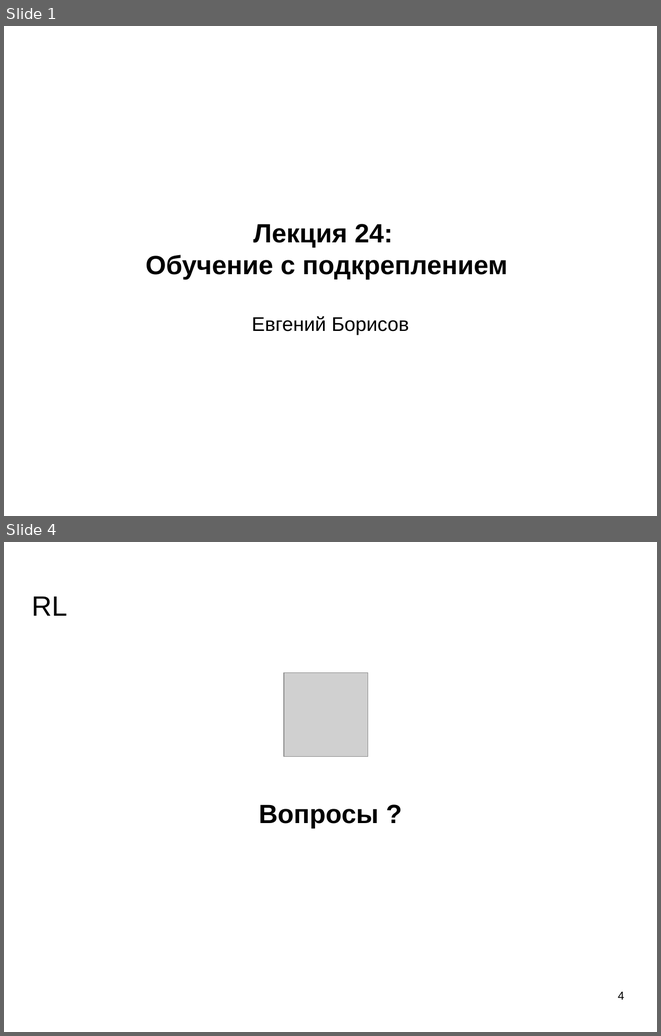
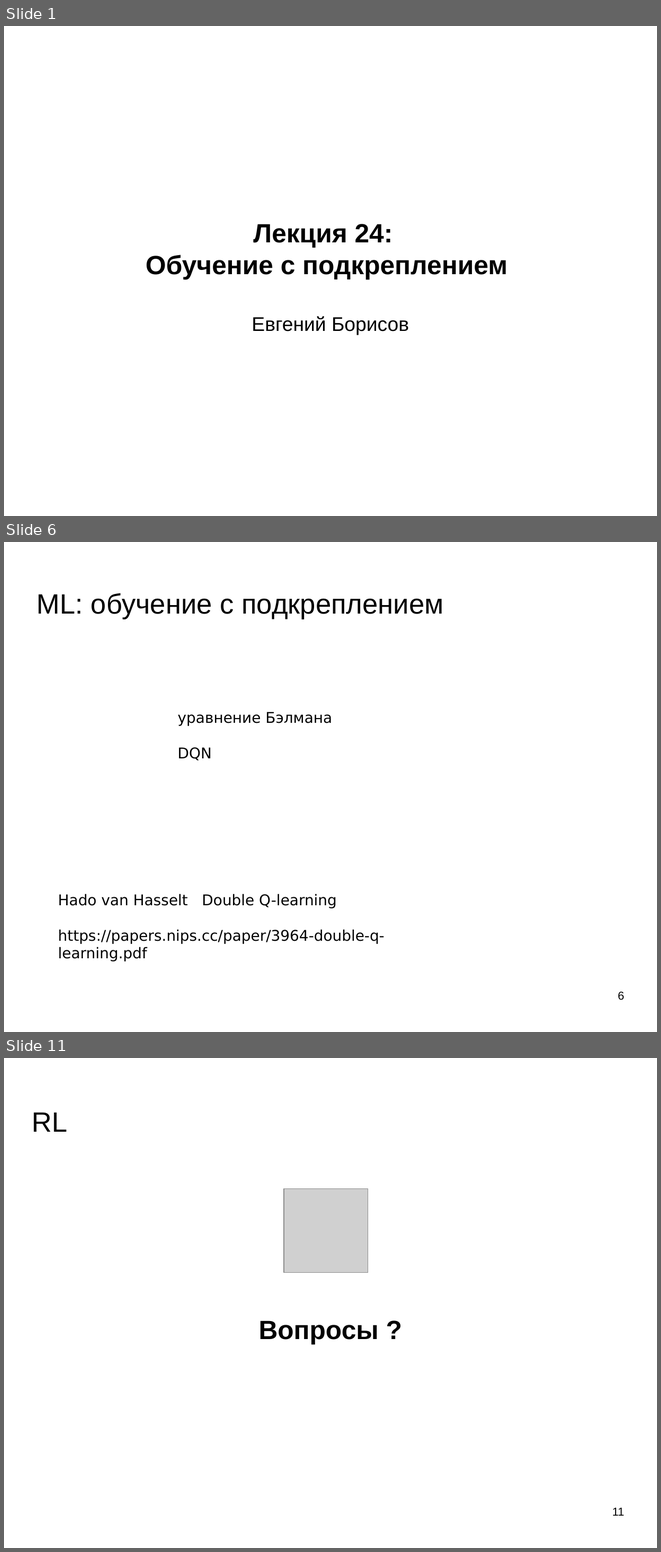
Before and after one commit to mechanoid5/ml_lectorium_legacy, a slide deck: 24-rl-dqn.odp. Shown one above the other, each under a label of ours: slides 1 and 4 before the commit, slides 1, 6 and 11 after it; the slides between them are not shown. The pictures are 661x1036 and 661x1552 pixels, drawn with LibreOffice and Linux fonts; fonts in the diff are those of the drawing; grey boxes stand for pictures; background and template pictures are left out. Boxes give left, top, right and bottom in pixels: in the first picture for what was removed or moved away, otherwise in the second. Text is boxed around its words. In the diff, an @@ line names an element or a change of style, - is before the commit and + after.

```diff
--- a/24-rl-dqn.odp
+++ b/24-rl-dqn.odp
@@ slide 6 added at bbox=[4, 542, 657, 1032], background picture (left out) @@
@@ title added at bbox=[37, 593, 443, 619], 33.9 pt, text #000000 @@
+ML: обучение с подкреплением
@@ text added at bbox=[178, 712, 332, 760], 18 pt, text #000000 @@
+уравнение Бэлмана
+DQN
@@ text added at bbox=[58, 893, 385, 961], 18 pt, text #000000 @@
+Hado van Hasselt Double Q-learning
+https://papers.nips.cc/paper/3964-double-q-learning.pdf
@@ page number added at bbox=[618, 991, 624, 1000], 14 pt, text #000000 @@
+6
@@ what was slide 4 is now slide 11 @@
@@ page number at bbox=[612, 1507, 625, 1515]: text changed @@
-4
+11
```
Also in this commit, not shown: 1 slide changed, 7 other slides added, 1 slide removed.
